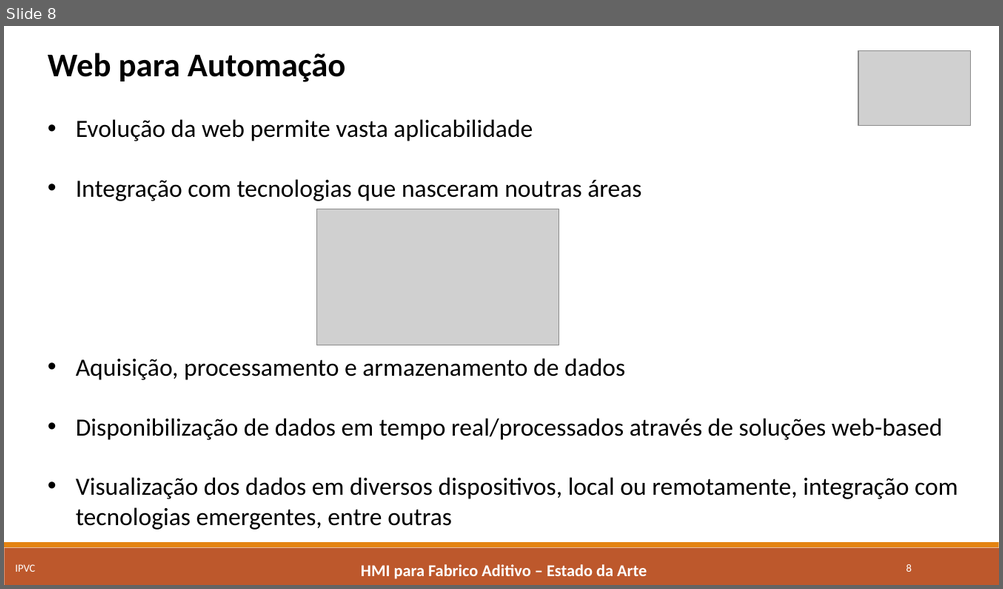
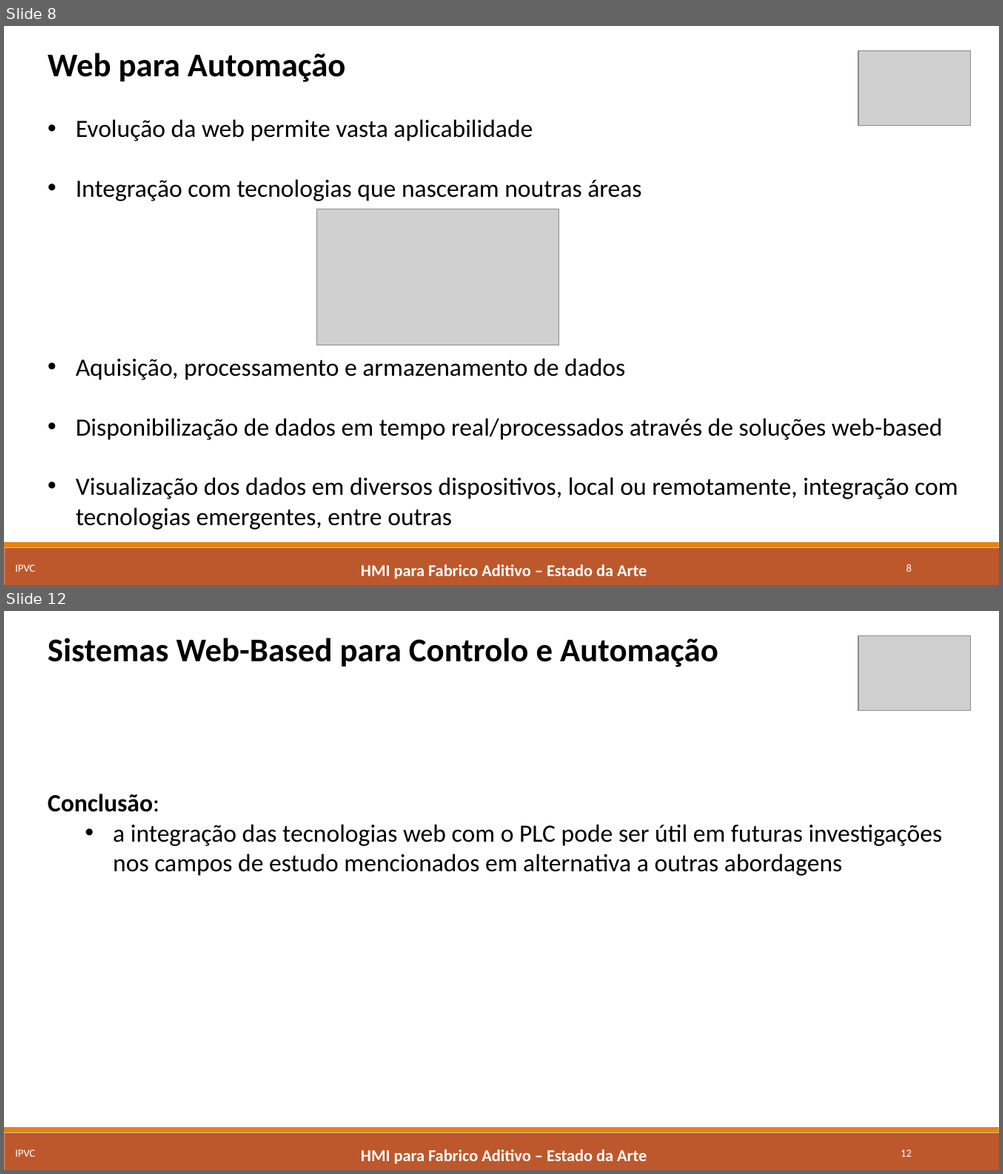
Before and after one commit to marcorlsrodrigues/projeto, a slide deck: Apresentacao Intermedia - Marco Rodrigues.pptx. Shown one above the other, each under a label of ours: slide 8 before the commit, slides 8 and 12 after it; the slides between them are not shown. The pictures are 1003x589 and 1003x1174 pixels, drawn with LibreOffice and Linux fonts; fonts in the diff are those of the drawing; grey boxes stand for pictures. Boxes give left, top, right and bottom in pixels: in the first picture for what was removed or moved away, otherwise in the second. Text is boxed around its words. In the diff, an @@ line names an element or a change of style, - is before the commit and + after.

```diff
--- a/Apresentacao Intermedia - Marco Rodrigues.pptx
+++ b/Apresentacao Intermedia - Marco Rodrigues.pptx
@@ slide 12 added at (4,611,999,1170), background #FFFFFF; not listed: 2 template elements that a slide beside it also shows @@
@@ text added at (48,638,942,876), 24 pt, text #000000 @@
+Sistemas Web-Based para Controlo e Automação
+Conclusão:
+  • a integração das tecnologias web com o PLC pode ser útil em futuras investigações nos campos de estudo mencionados em alternativa a outras abordagens
@@ picture added at (858,635,970,710) @@
@@ text added at (15,1150,35,1157), 10.5 pt, text #FFFFFF @@
+IPVC
@@ text added at (361,1150,646,1165), 16 pt, text #FFFFFF, bold @@
+HMI para Fabrico Aditivo – Estado da Arte
@@ page number added at (900,1150,911,1157), 10.5 pt, text #FFFFFF @@
+12
```
Also in this commit, not shown: 5 slides changed, 5 other slides added, 10 other files.
